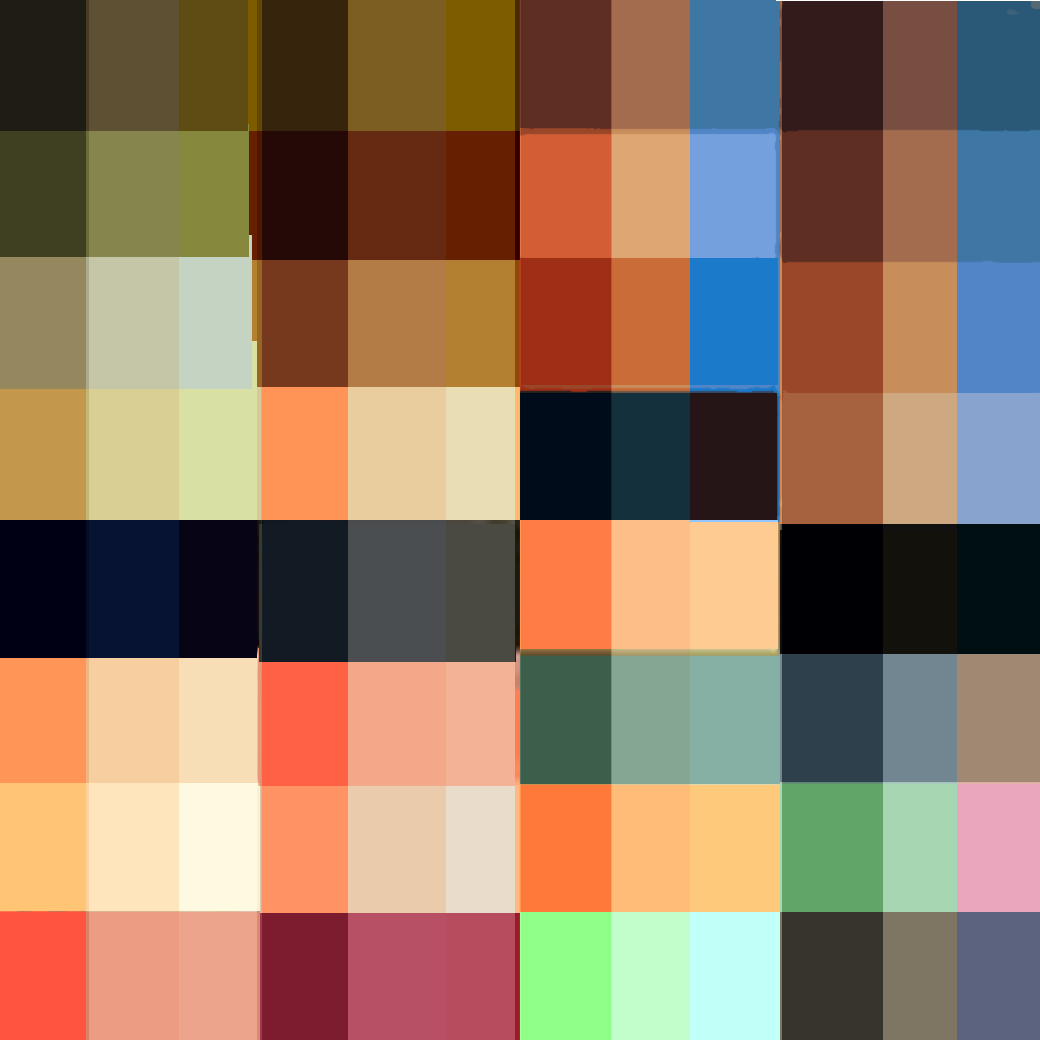
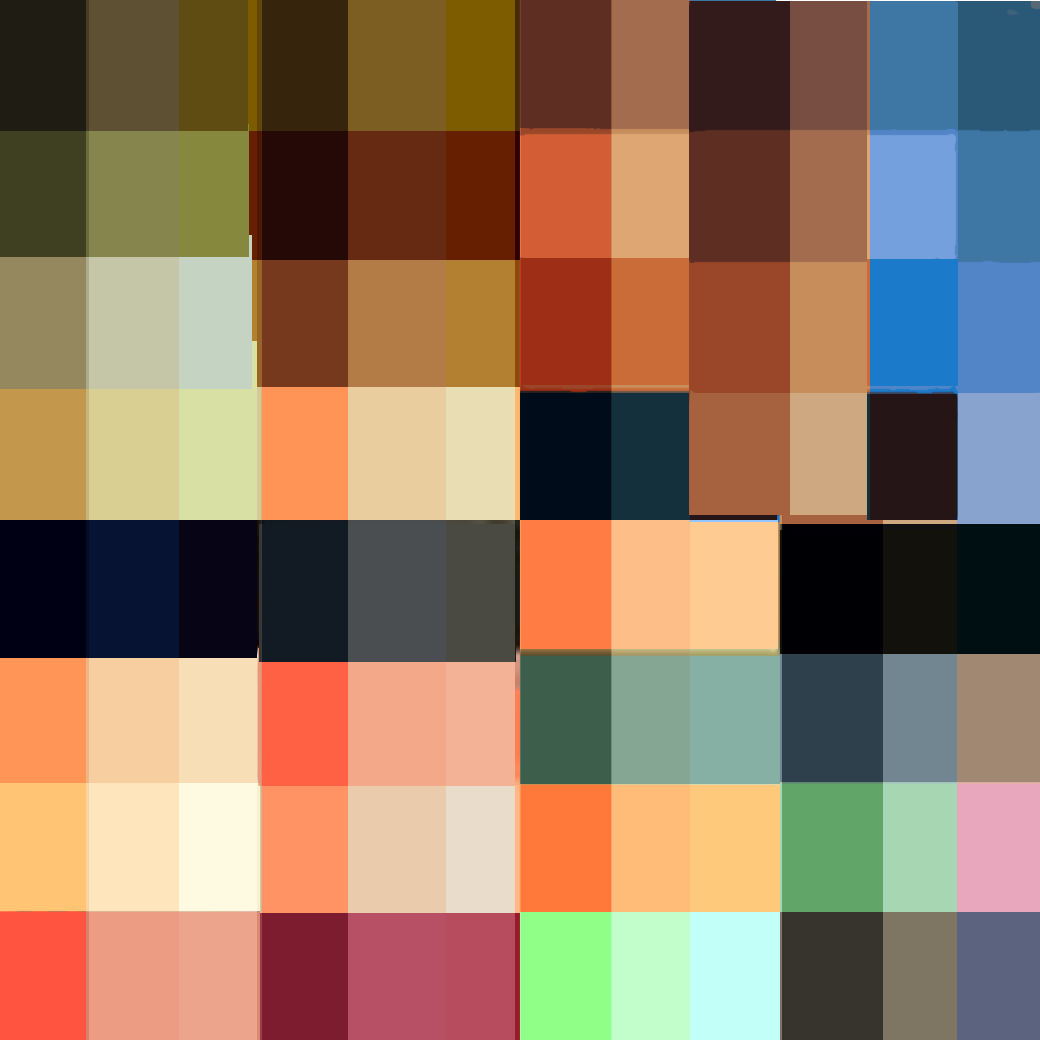
Comparing the layer stacks of the two 1040 × 1040 images. Changes:
added layer "Capa 8" above "Capa 7 copia" over 867, 1, 958, 520
painted on "Capa 7 copia" over 689, 1, 957, 515
